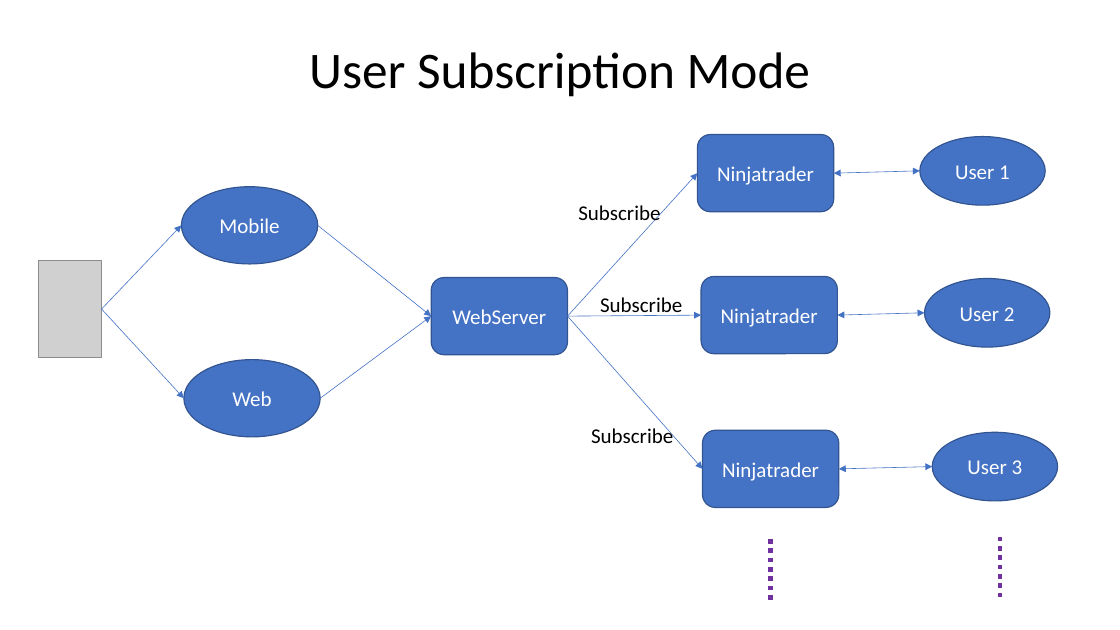
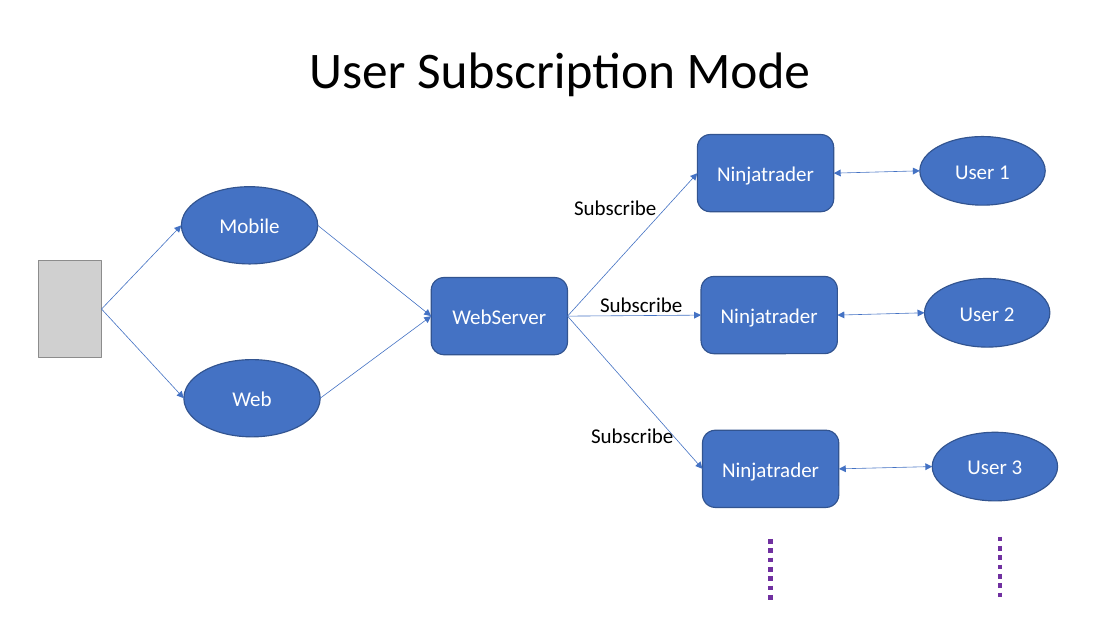
Before and after one commit to gerryzhou/targetrichtrades, a slide deck: slide 2 of NT8/Ninjatrader-web.pptx. Drawn at 1120x630 pixels with LibreOffice and Linux fonts; fonts in the diff are those of the drawing; grey boxes stand for pictures. Boxes give left, top, right and bottom in pixels: in the first picture for what was removed or moved away, otherwise in the second. Text is boxed around its words. In the diff, an @@ line names an element or a change of style, - is before the commit and + after.

```diff
--- a/NT8/Ninjatrader-web.pptx
+++ b/NT8/Ninjatrader-web.pptx
@@ text "Subscribe": place and size @@
-text "Subscribe" at [578, 205, 660, 226]
+text "Subscribe" at [574, 200, 656, 222]
```
Also in this commit, not shown: 1 slide added, 12 other files.
